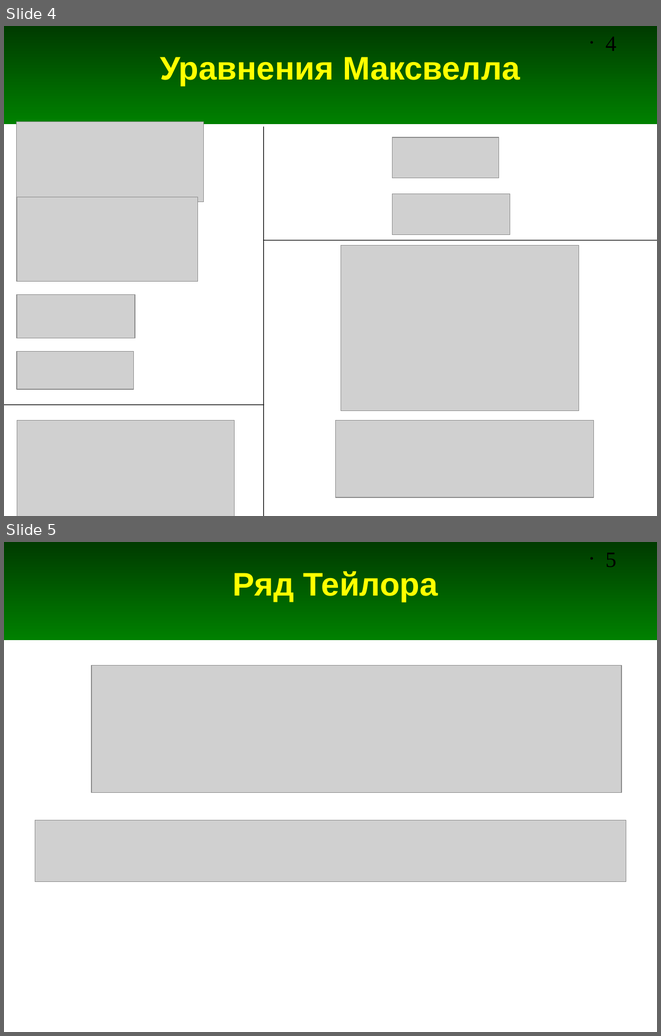
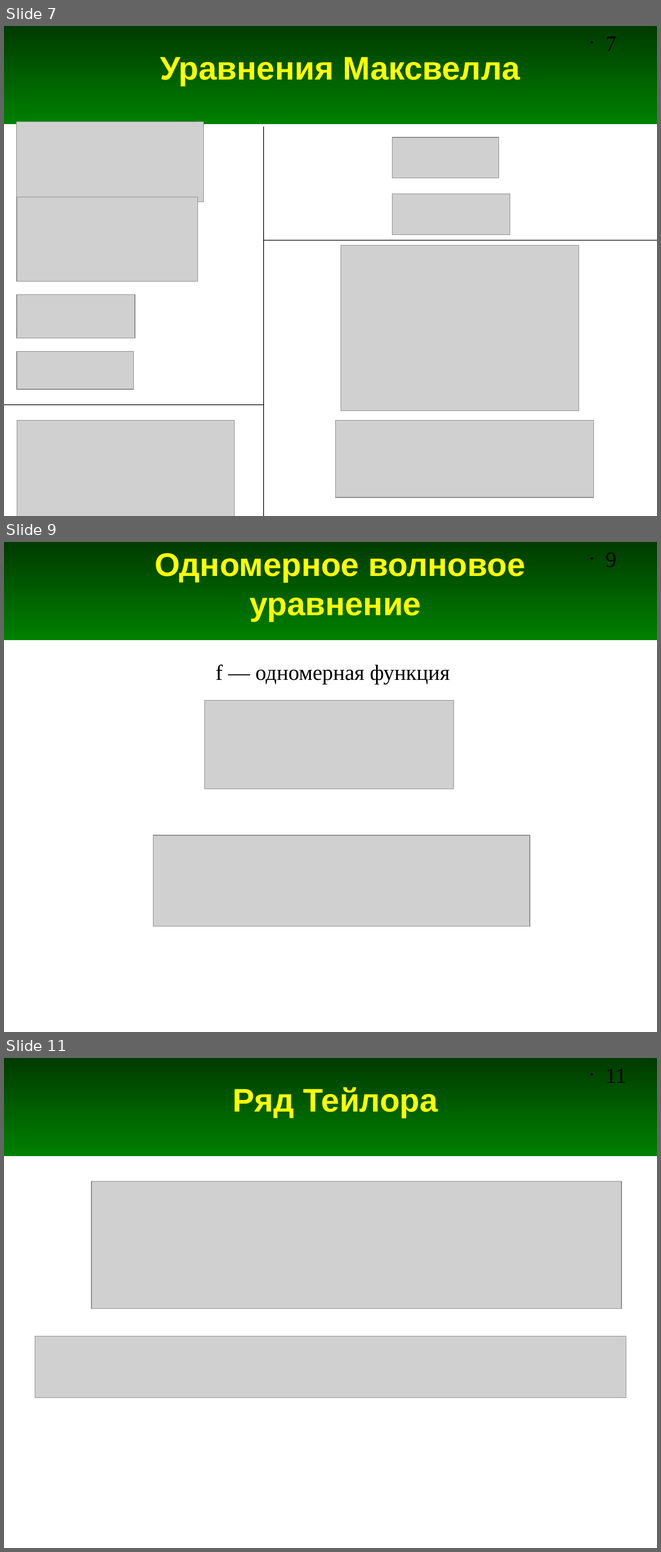
Before and after one commit to andris0147sv/modelling, a slide deck: FDTD.odp. Shown one above the other, each under a label of ours: slides 4 and 5 before the commit, slides 7, 9 and 11 after it; the slides between them are not shown. The pictures are 661x1036 and 661x1552 pixels, drawn with LibreOffice and Linux fonts; fonts in the diff are those of the drawing; grey boxes stand for pictures. Boxes give left, top, right and bottom in pixels: in the first picture for what was removed or moved away, otherwise in the second. Text is boxed around its words. In the diff, an @@ line names an element or a change of style, - is before the commit and + after.

Commit message:
Добавлены слайды про оператор набла и про волновое уравнение

```diff
--- a/FDTD.odp
+++ b/FDTD.odp
@@ slide 9 added at (4, 542, 657, 1032), background #FFFFFF; not listed: 2 template elements that a slide beside it also shows @@
@@ title added at (155, 553, 525, 622), 36 pt, text #FFFF00, bold @@
+Одномерное волновое уравнение
@@ text added at (215, 664, 450, 684), 24 pt, text #000000 @@
+f — одномерная функция
@@ picture added at (204, 700, 453, 789) @@
@@ picture added at (153, 835, 530, 926) @@
@@ what was slide 4 is now slide 7 @@
@@ page number at (606, 37, 617, 51): text changed @@
-• 4
+• 7
@@ what was slide 5 is now slide 11 @@
@@ page number at (606, 1069, 627, 1083): text changed @@
-• 5
+• 11
```
Also in this commit, not shown: 2 slides changed, 6 other slides added, 1 slide removed.
